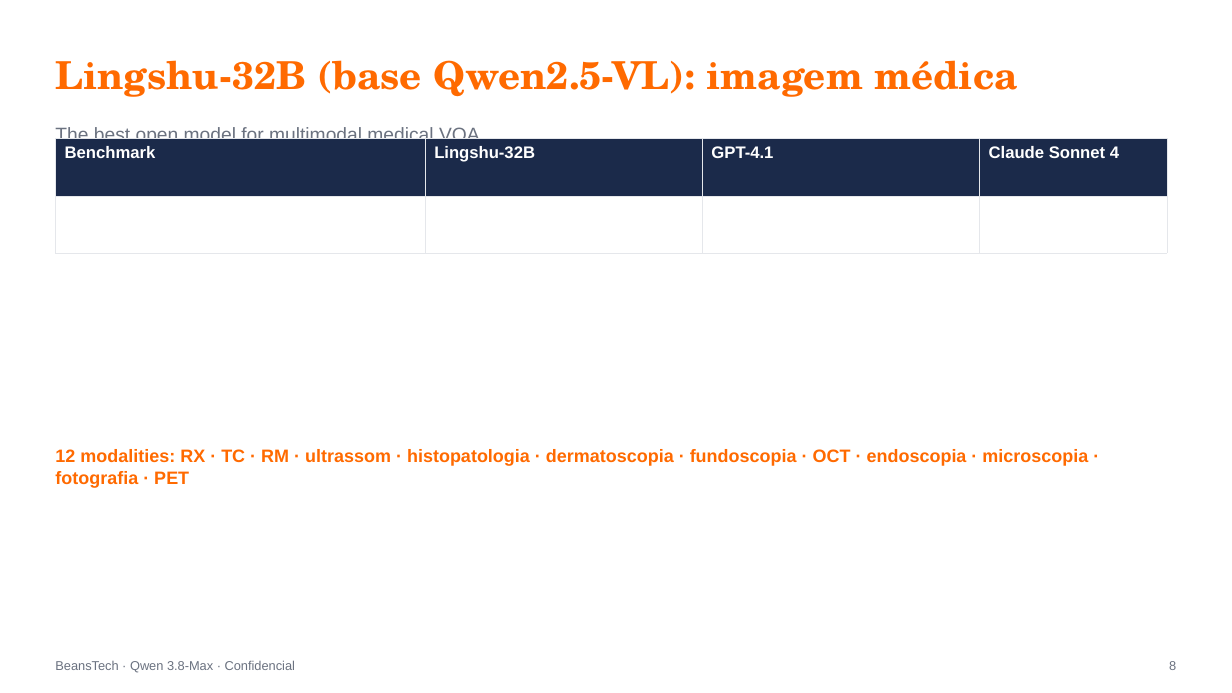
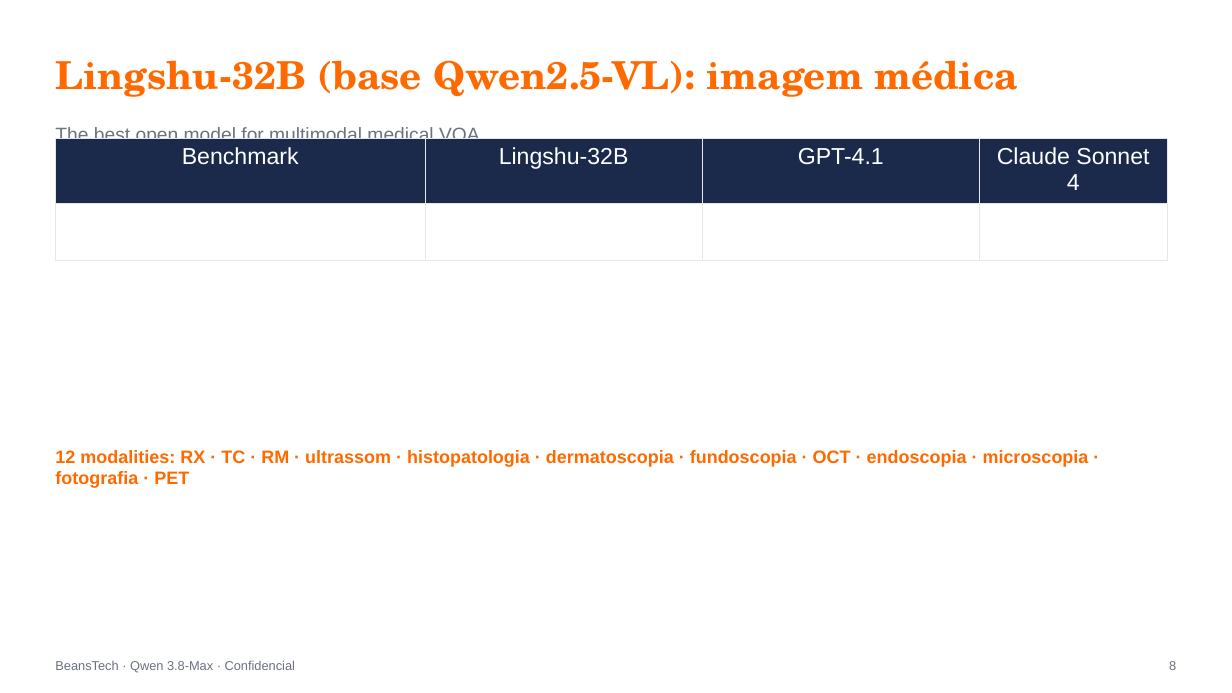
Before and after one commit to beanstechhub/healthtech-infra, a slide deck: slide 8 of apresentacoes/Qwen_Medicina_Eric_EN.pptx. Drawn at 1232x693 pixels with LibreOffice and Linux fonts; fonts in the diff are those of the drawing. Boxes give left, top, right and bottom in pixels: in the first picture for what was removed or moved away, otherwise in the second. Text is boxed around its words. In the diff, an @@ line names an element or a change of style, - is before the commit and + after.

```diff
--- a/apresentacoes/Qwen_Medicina_Eric_EN.pptx
+++ b/apresentacoes/Qwen_Medicina_Eric_EN.pptx
@@ table at box(55, 139, 1167, 253) @@
@@ size 13 to 18 pt, bold off @@
@@ alignment left to centre @@
@@ borders changed @@
```
Also in this commit, not shown: 4 other slides changed, 1 other file.
